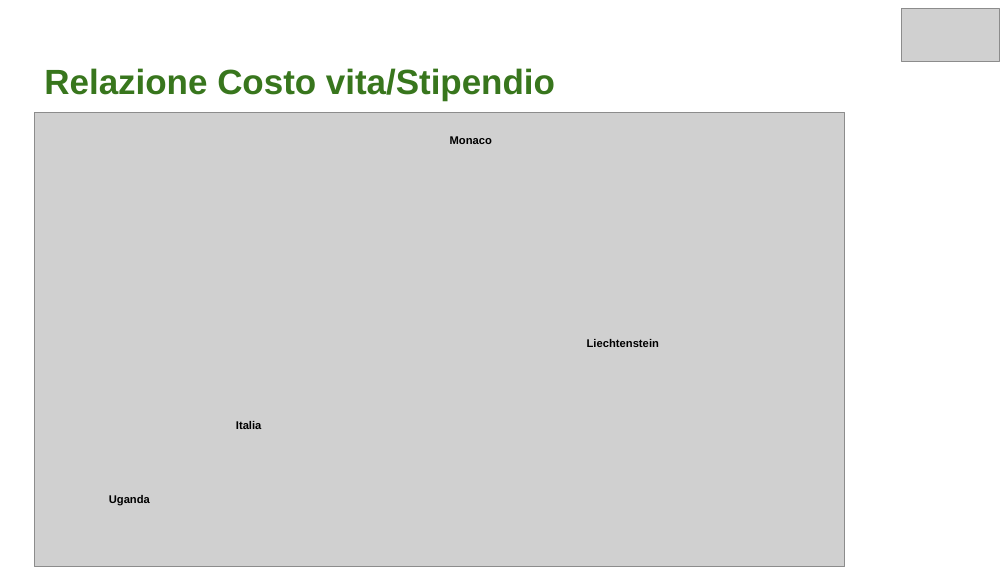
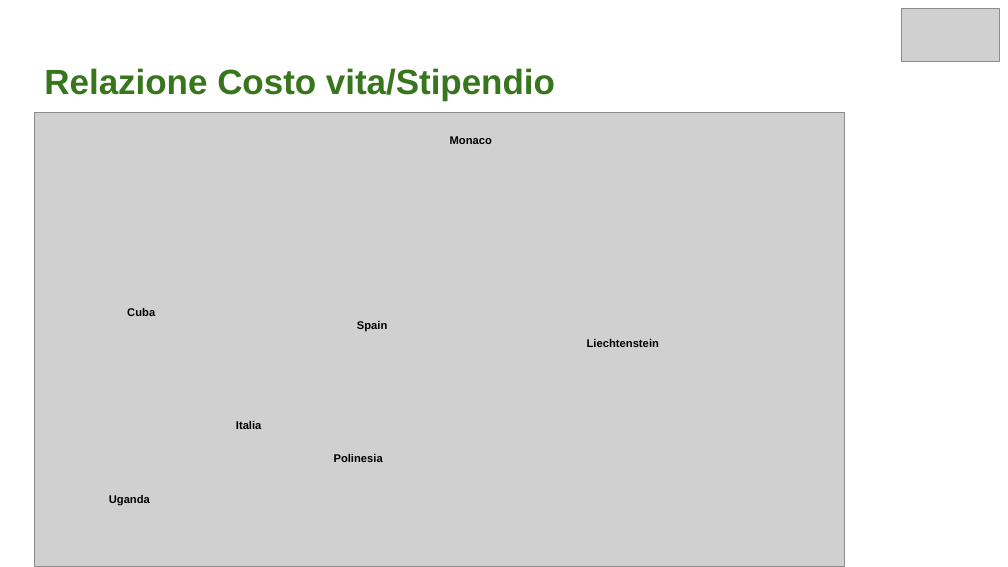
Before and after one commit to Rikysakke/cost-of-living, a slide deck: slide 10 of Cost of living.pptx. Drawn at 1008x567 pixels with LibreOffice and Linux fonts; fonts in the diff are those of the drawing; grey boxes stand for pictures. Boxes give left, top, right and bottom in pixels: in the first picture for what was removed or moved away, otherwise in the second. Text is boxed around its words. In the diff, an @@ line names an element or a change of style, - is before the commit and + after.

```diff
--- a/Cost of living.pptx
+++ b/Cost of living.pptx
@@ text added at [127, 308, 155, 316], 8 pt, text #000000, bold @@
+Cuba
@@ text added at [357, 321, 388, 331], 8 pt, text #000000, bold @@
+Spain
@@ text added at [334, 454, 383, 462], 8 pt, text #000000, bold @@
+Polinesia
```
Also in this commit, not shown: 1 other slide changed, 4 slides added, 2 slides removed.
